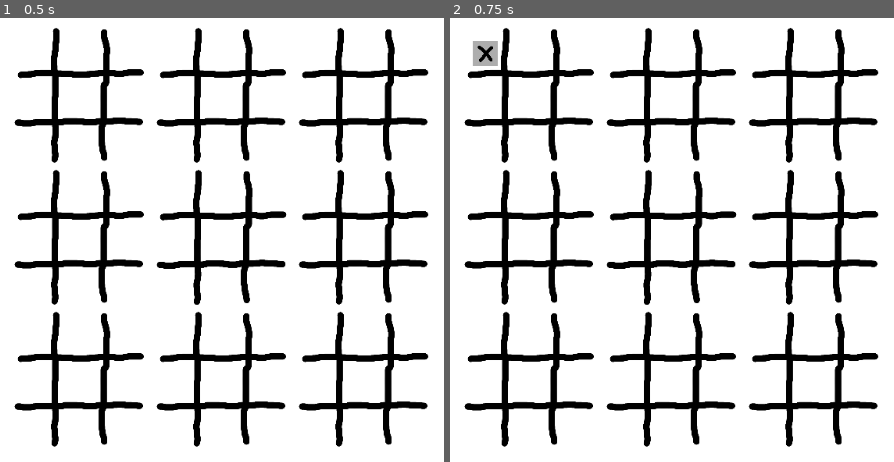
Above: before the commit, frames 1-2 (left to right).
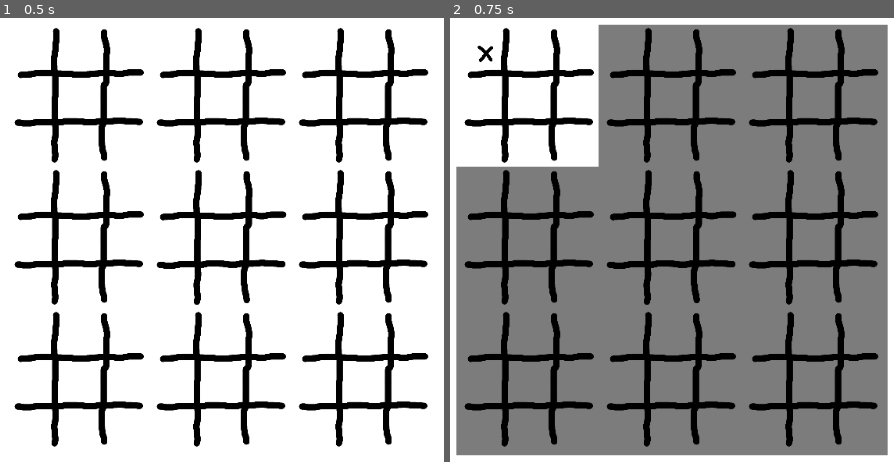
Above: after the commit, the same moments.

Repository: jm8/tic-tac-toe-test
Game: Godot game, scene res://Main.tscn
The game is run twice, just before and just after one commit, with the same random seed, the same clock (stepped at 60 frames per second) and the same inputs.
Inputs (mouse positions are in pixels of both pictures, inside the frame that each line leads up to):
- Up to frame 1 (0.5 s): no input
- Up to frame 2 (0.75 s): click (485, 53) at 0.52 s

Frame 1 is identical in both runs. In frame 2, 73% of the frame differs, in the area x 1-99%, y 1-99%.

Commit message:
Made the game work

Diff:
--- a/project/Board.gd
+++ b/project/Board.gd
@@ -1,12 +1,32 @@
 extends AspectRatioContainer
+
+export(Texture) var texture_normal
+export(Texture) var texture_disabled
 
 const ANCHORS = [0, 0.333, 0.667, 1]
 const SHIFTS = [0.03, 0, -0.03]
 const MARGIN = .08
 
 const Square = preload("res://Square.tscn")
+var turn = Logic.State.X setget set_turn
+var disabled = false setget set_disabled
+var state
+var row
+var col
 
+func set_turn(turn_):
+	turn = turn_
+	for child in $TextureRect.get_children():
+		child.turn = turn_
+
+func set_disabled(disabled_):
+	disabled = disabled_
+	for child in $TextureRect.get_children():
+		child.disabled = disabled_
+	$TextureRect.texture = texture_disabled if disabled_ else texture_normal
 func _ready():
+	$TextureRect.texture = texture_normal
+	state = Logic.empty_state()
 	for i in range(0, len(ANCHORS)-1):
 		for j in range(0, len(ANCHORS)-1):
 			var rect = Square.instance()
@@ -14,5 +34,19 @@
 			rect.anchor_right = ANCHORS[i+1] + SHIFTS[i] - MARGIN
 			rect.anchor_top = ANCHORS[j] + SHIFTS[j] + MARGIN
 			rect.anchor_bottom = ANCHORS[j+1] + SHIFTS[j] - MARGIN
+			rect.subrow = i
+			rect.subcol = j
+			rect.connect("square_filled", self, "_on_Square_square_filled")
 
 			$TextureRect.add_child(rect)
+
+signal winner(row, col, winner)
+signal square_filled(subrow, subcol)
+
+func _on_Square_square_filled(subrow, subcol):
+	state[subrow][subcol] = turn
+	var winner = Logic.winner(state)
+	if winner != Logic.State.EMPTY:
+		emit_signal("winner", row, col, winner)
+		set_disabled(true)
+	emit_signal("square_filled", subrow, subcol)
--- a/project/Board.tscn
+++ b/project/Board.tscn
@@ -1,7 +1,8 @@
-[gd_scene load_steps=3 format=2]
+[gd_scene load_steps=4 format=2]
 
 [ext_resource path="res://Board.gd" type="Script" id=1]
 [ext_resource path="res://assets/board.png" type="Texture" id=2]
+[ext_resource path="res://assets/board_disabled.png" type="Texture" id=3]
 
 [node name="Board" type="AspectRatioContainer"]
 anchor_right = 1.0
@@ -10,6 +11,8 @@
 __meta__ = {
 "_edit_use_anchors_": false
 }
+texture_normal = ExtResource( 2 )
+texture_disabled = ExtResource( 3 )
 
 [node name="TextureRect" type="TextureRect" parent="."]
 margin_left = 212.0
--- a/project/Game.gd
+++ b/project/Game.gd
@@ -6,7 +6,17 @@
 
 const Board = preload("res://Board.tscn")
 
+var state
+var turn = Logic.State.X setget set_turn
+
+func set_turn(turn_):
+	turn = turn_
+	for child in $Control.get_children():
+		child.turn = turn_
+
 func _ready():
+	state = Logic.empty_state()
+
 	for i in range(0, len(ANCHORS)-1):
 		for j in range(0, len(ANCHORS)-1):
 			var rect = Board.instance()
@@ -14,5 +24,30 @@
 			rect.anchor_right = ANCHORS[i+1] + SHIFTS[i] - MARGIN
 			rect.anchor_top = ANCHORS[j] + SHIFTS[j] + MARGIN
 			rect.anchor_bottom = ANCHORS[j+1] + SHIFTS[j] - MARGIN
+			rect.row = i
+			rect.col = j
+			rect.connect("square_filled", self, "_on_Board_square_filled")
+			rect.connect("winner", self, "_on_Board_winner")
 
 			$Control.add_child(rect)
+
+func _on_Board_square_filled(subrow, subcol):
+	set_turn(Logic.State.X if turn == Logic.State.O else Logic.State.O)
+
+	if state[subrow][subcol] == Logic.State.EMPTY:
+		for child in $Control.get_children():
+			if state[child.row][child.col] == Logic.State.EMPTY:
+				child.disabled = not(child.row == subrow and child.col == subcol)
+	else:
+		for child in $Control.get_children():
+			if state[child.row][child.col] == Logic.State.EMPTY:
+				child.disabled = false
+
+func _on_Board_winner(row, col, winner):
+	state[row][col] = winner
+	var super_winner = Logic.winner(state)
+	if super_winner != Logic.State.EMPTY:
+		queue_free()
+		var win_scene = preload("res://winner.tscn").instance()
+		win_scene.set_winner(super_winner)
+		get_parent().add_child(win_scene)
--- /dev/null
+++ b/project/Logic.gd
@@ -0,0 +1,34 @@
+extends Node
+
+enum State {EMPTY, X, O}
+
+func empty_state():
+	var x = []
+	x.resize(3)
+	for i in range(3):
+		x[i] = []
+		x[i].resize(3)
+		for j in range(3):
+			x[i][j] = State.EMPTY
+	return x
+
+func winner(state):
+	#row
+	for i in range(3):
+		var a = state[i][0]
+		if a != State.EMPTY and state[i][1] == a and state[i][2] == a:
+			return a
+	#column
+	for i in range(3):
+		var a = state[0][i]
+		if a != State.EMPTY and state[1][i] == a and state[2][i] == a:
+			return a
+	#diag
+	var a = state[0][0]
+	if a != State.EMPTY and state[1][1] == a and state[2][2] == a:
+		return a
+	#antidiag
+	a = state[2][0]
+	if a != State.EMPTY and state[1][1] == a and state[0][2] == a:
+		return a
+	return State.EMPTY
--- a/project/Main.tscn
+++ b/project/Main.tscn
@@ -2,11 +2,11 @@
 
 [ext_resource path="res://Game.tscn" type="PackedScene" id=1]
 
-[node name="Control" type="Control"]
+[node name="Main" type="Control"]
 anchor_right = 1.0
 anchor_bottom = 1.0
 __meta__ = {
 "_edit_use_anchors_": false
 }
 
-[node name="SuperBoard" parent="." instance=ExtResource( 1 )]
+[node name="Game" parent="." instance=ExtResource( 1 )]
--- a/project/Square.gd
+++ b/project/Square.gd
@@ -4,6 +4,24 @@
 export(Texture) var texture_o
 
 onready var value: TextureRect = $Button/Value
+var state = Logic.State.EMPTY
+var disabled = false setget set_disabled
+var subrow
+var subcol
+
+func set_disabled(disabled_):
+	disabled = disabled_
+	if state == Logic.State.EMPTY:
+		$Button.disabled = disabled_
+	# else Button.disabled = still true
+
+
+var turn = Logic.State.X
+
+signal square_filled(subrow, subcol)
 
 func _on_Button_pressed():
-	value.texture = texture_x
+	value.texture = texture_x if turn == Logic.State.X else texture_o
+	state = turn
+	$Button.disabled = true
+	emit_signal("square_filled", subrow, subcol)
--- a/project/project.godot
+++ b/project/project.godot
@@ -13,6 +13,10 @@
 config/name="Tic Tac Toe"
 run/main_scene="res://Main.tscn"
 
+[autoload]
+
+Logic="*res://Logic.gd"
+
 [global]
 
 cam=false
--- /dev/null
+++ b/project/winner.gd
@@ -0,0 +1,5 @@
+extends VBoxContainer
+
+func set_winner(winner):
+	var s = "X" if winner == Logic.State.X else "O"
+	$RichTextLabel.bbcode_text = "[center][color=blue][wave amp=100 freq=2]%s Wins![/wave][/color][/center]" % [s]
--- /dev/null
+++ b/project/winner.tscn
@@ -0,0 +1,25 @@
+[gd_scene load_steps=4 format=2]
+
+[ext_resource path="res://assets/OpenSans-Regular.ttf" type="DynamicFontData" id=1]
+[ext_resource path="res://winner.gd" type="Script" id=2]
+
+[sub_resource type="DynamicFont" id=1]
+size = 70
+font_data = ExtResource( 1 )
+
+[node name="Control" type="VBoxContainer"]
+anchor_right = 1.0
+anchor_bottom = 1.0
+alignment = 1
+script = ExtResource( 2 )
+__meta__ = {
+"_edit_use_anchors_": false
+}
+
+[node name="RichTextLabel" type="RichTextLabel" parent="."]
+margin_top = 251.0
+margin_right = 1024.0
+margin_bottom = 348.0
+custom_fonts/normal_font = SubResource( 1 )
+bbcode_enabled = true
+fit_content_height = true
Binary file added: project/assets/OpenSans-Regular.ttf
Binary file added: project/assets/board_disabled.png
Not shown, added: project/assets/board_disabled.png.import
Not shown, changed: .gitignore
Not shown, changed: raw_assets/board.kra
